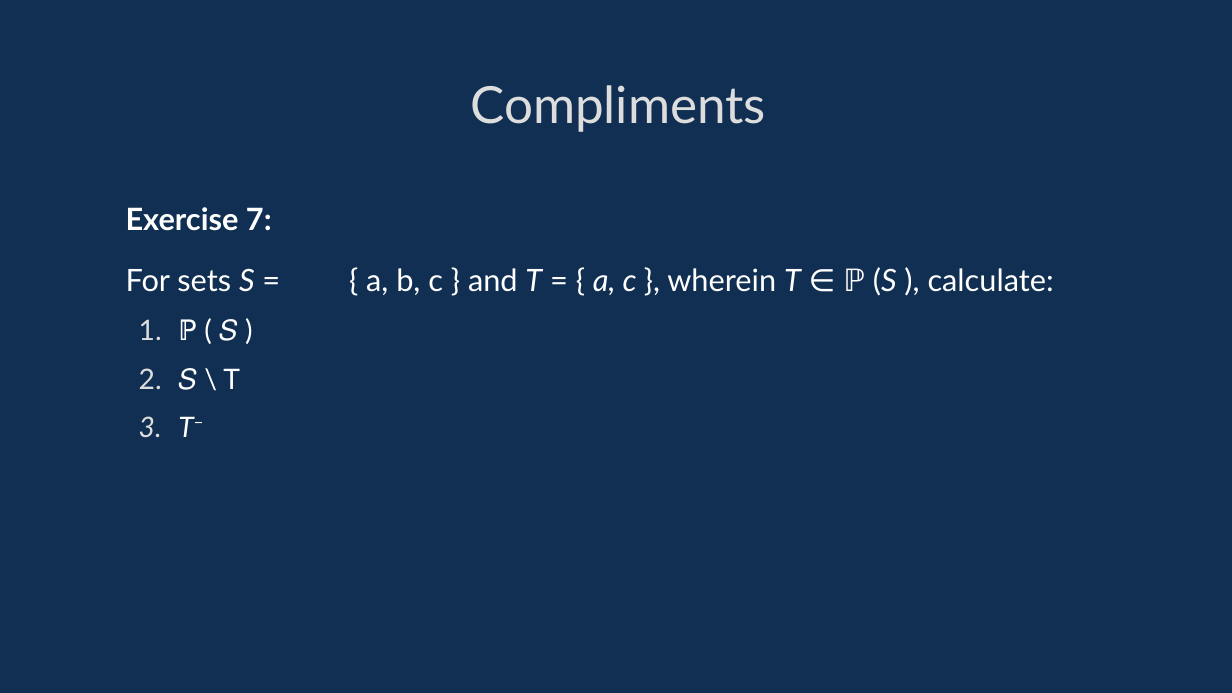
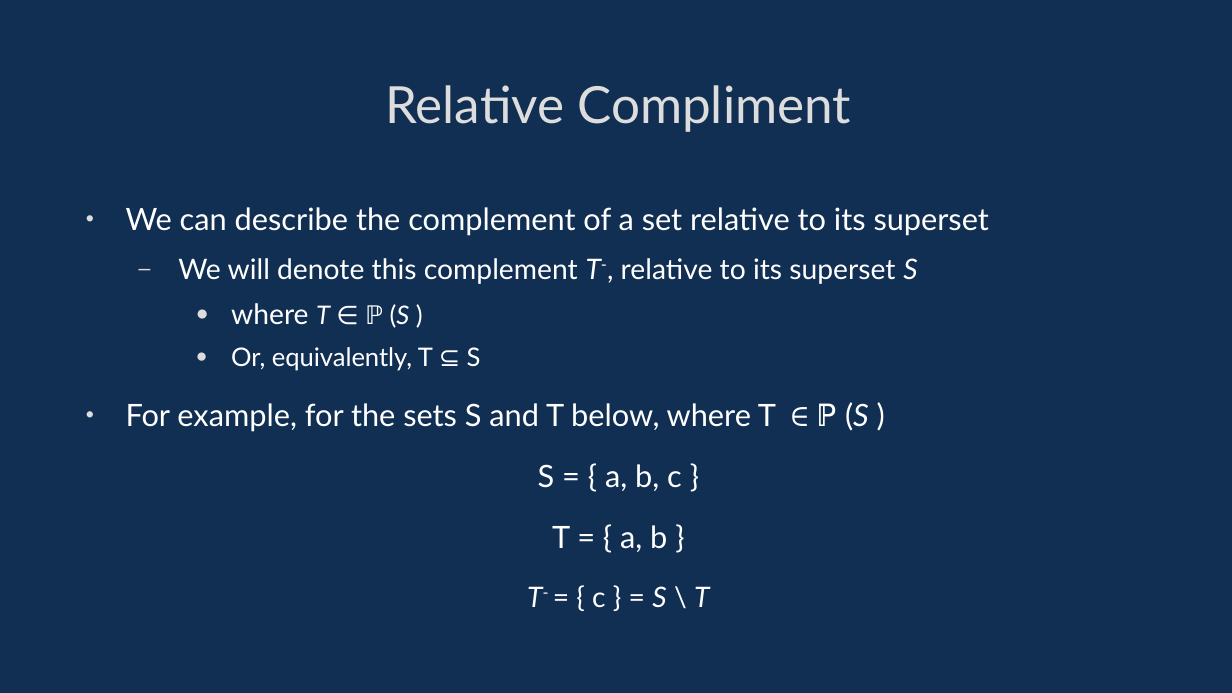
Before and after one commit to davidgundry/maths22-23, a slide deck: slide 27 of slides/maths-8-set-theory.odp (slide 26 before the commit). Drawn at 1232x693 pixels with LibreOffice and Linux fonts; fonts in the diff are those of the drawing. Boxes give left, top, right and bottom in pixels: in the first picture for what was removed or moved away, otherwise in the second. Text is boxed around its words. In the diff, an @@ line names an element or a change of style, - is before the commit and + after.

```diff
--- a/slides/maths-8-set-theory.odp
+++ b/slides/maths-8-set-theory.odp
@@ title at [385, 85, 851, 132]: text changed @@
-Compliments
+Relative Compliment
@@ text at [126, 207, 989, 608]: text changed @@
-Exercise 7:
-For sets S = { a, b, c } and T = { a, c }, wherein T ∈ ℙ (S ), calculate:
-  1. ℙ ( 𝑆 )
-  2. 𝑆 \ T
-  3. T−
+• We can describe the complement of a set relative to its superset
+  – We will denote this complement T-, relative to its superset S
+    ● where T ∈ ℙ (S )
+    ● Or, equivalently, T ⊆ S
+• For example, for the sets S and T below, where T ∈ ℙ (S )
+S = { a, b, c }
+T = { a, b }
+T- = { c } = S \ T
```
Also in this commit, not shown: 39 other slides changed, 15 slides added, 4 slides removed, 24 other files.
